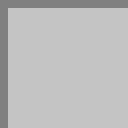
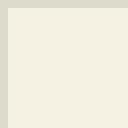
Layers edited between the first and the second 128x128 image:
pixels changed over [left=0, top=0, right=128, bottom=128] (layer not identified)
